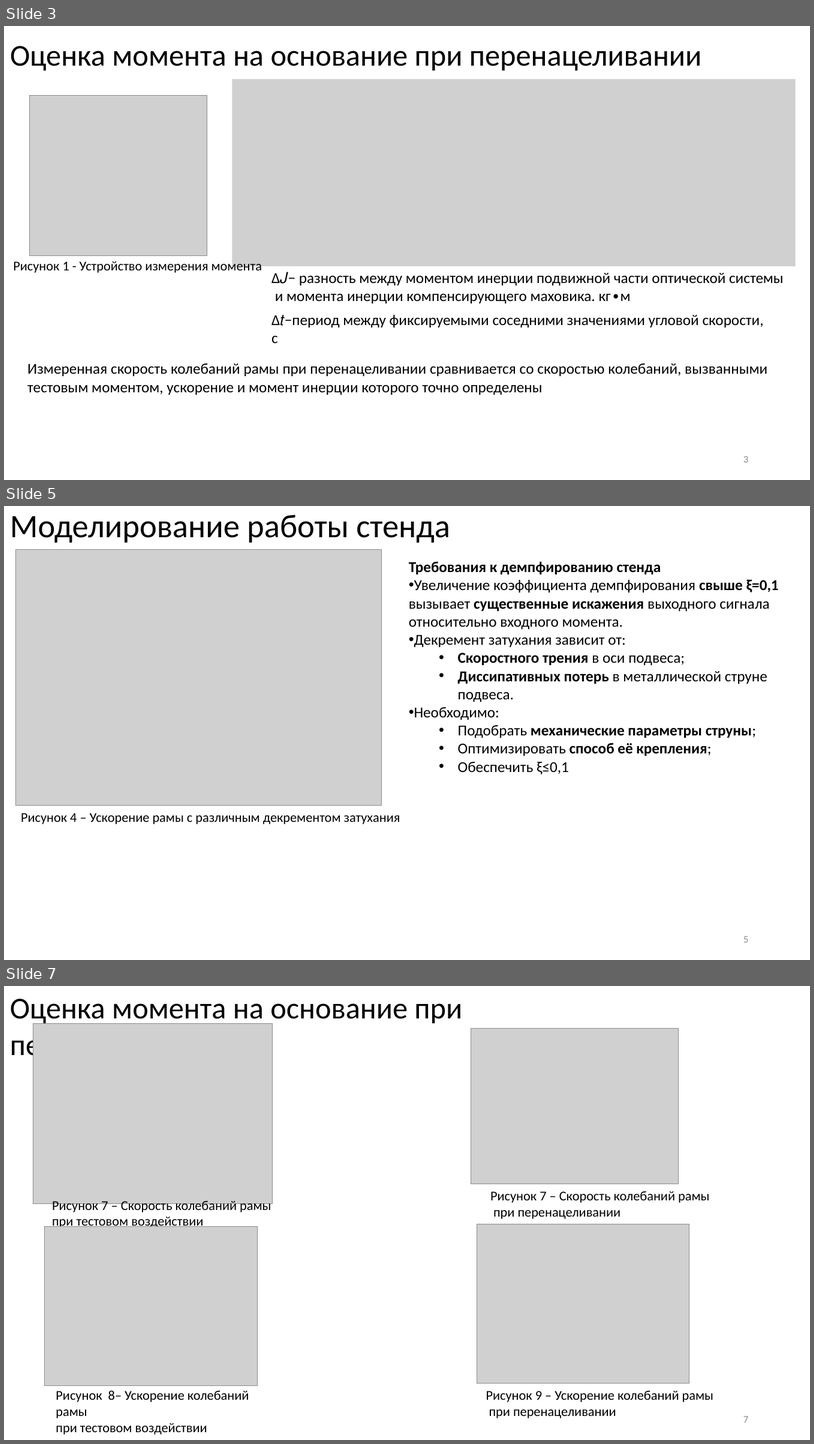
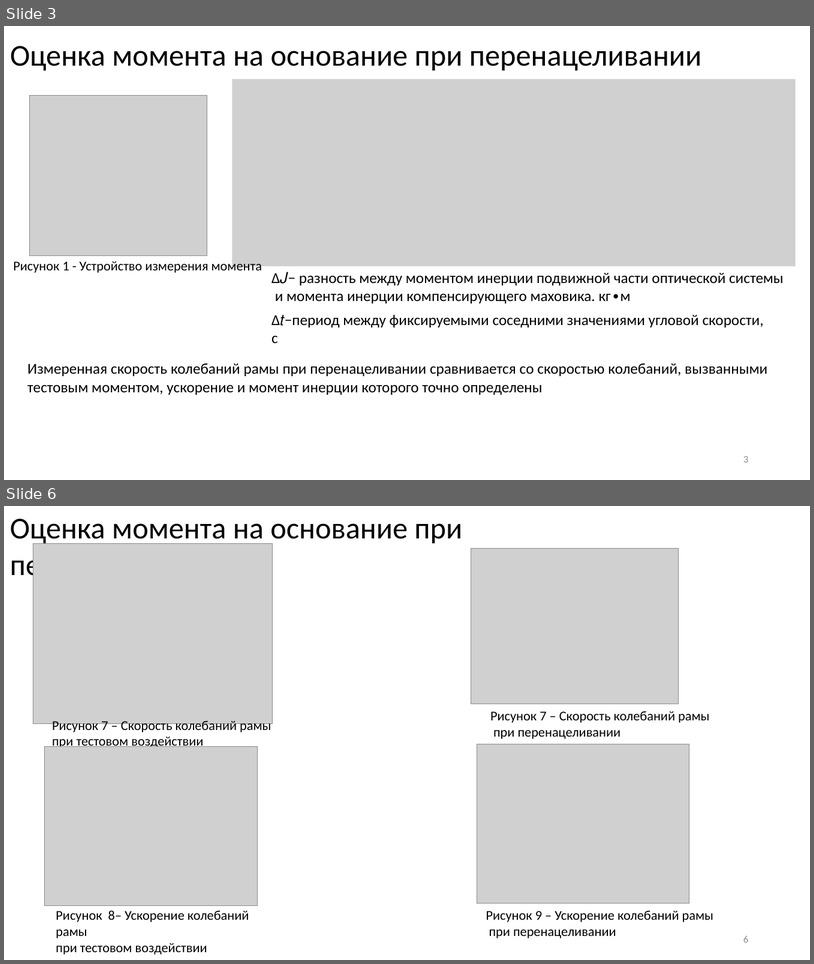
Before and after one commit to iliyars/reactive-moment-phd, a slide deck: Ppt/финальная версия.pptx. Shown one above the other, each under a label of ours: slides 3, 5 and 7 before the commit, slides 3 and 6 after it; the slides between them are not shown. The pictures are 814x1444 and 814x964 pixels, drawn with LibreOffice and Linux fonts; fonts in the diff are those of the drawing; grey boxes stand for pictures. Boxes give left, top, right and bottom in pixels: in the first picture for what was removed or moved away, otherwise in the second. Text is boxed around its words. In the diff, an @@ line names an element or a change of style, - is before the commit and + after.

```diff
--- a/Ppt/финальная версия.pptx
+++ b/Ppt/финальная версия.pptx
@@ slide 5 removed at bbox=[4, 506, 810, 960], background #FFFFFF @@
@@ text removed at bbox=[10, 515, 450, 543] @@
-Моделирование работы стенда
@@ picture removed at bbox=[15, 550, 381, 805] @@
@@ text removed at bbox=[409, 561, 779, 774] @@
-Требования к демпфированию стенда
-• Увеличение коэффициента демпфирования свыше ξ=0,1
-  вызывает существенные искажения выходного сигнала относительно входного момента.
-• Декремент затухания зависит от:
-  • Скоростного трения в оси подвеса;
-  • Диссипативных потерь в металлической струне подвеса.
-• Необходимо:
-  • Подобрать механические параметры струны;
-  • Оптимизировать способ её крепления;
-  • Обеспечить ξ≤0,1
@@ text removed at bbox=[21, 813, 401, 824] @@
-Рисунок 4 – Ускорение рамы с различным декрементом затухания
@@ page number removed at bbox=[744, 936, 749, 942] @@
-5
@@ what was slide 7 is now slide 6 @@
@@ page number at bbox=[744, 936, 749, 942]: text changed @@
-7
+6
```
Also in this commit, not shown: 2 slides changed, 3 other files.
